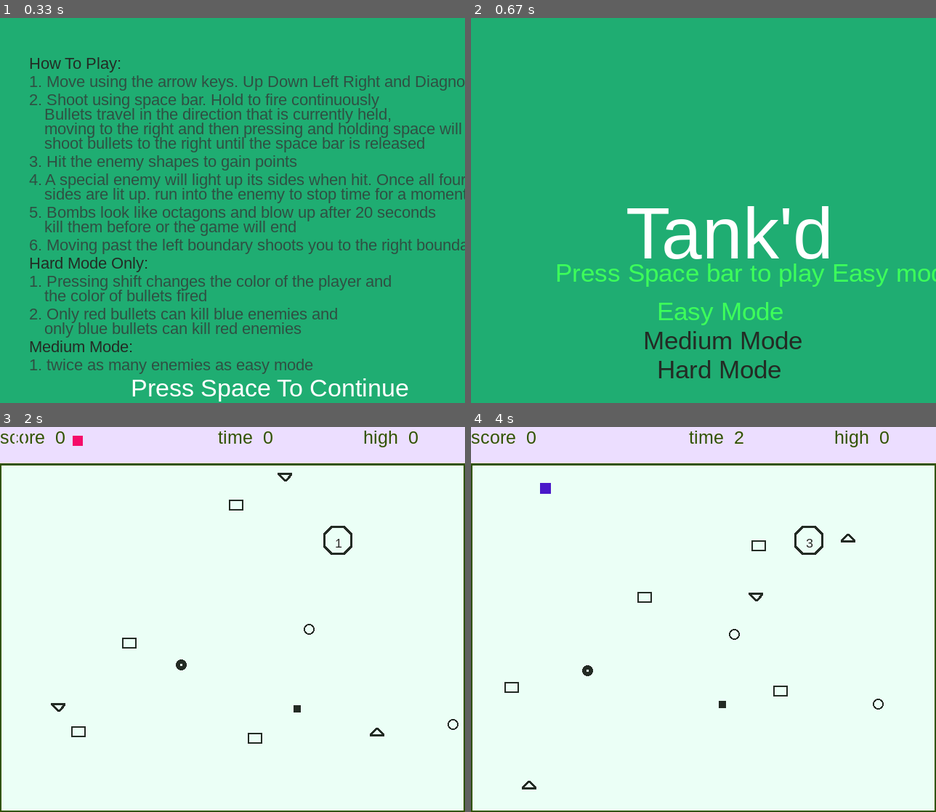
Above: before the commit, frames 1-4 (two rows, left to right).
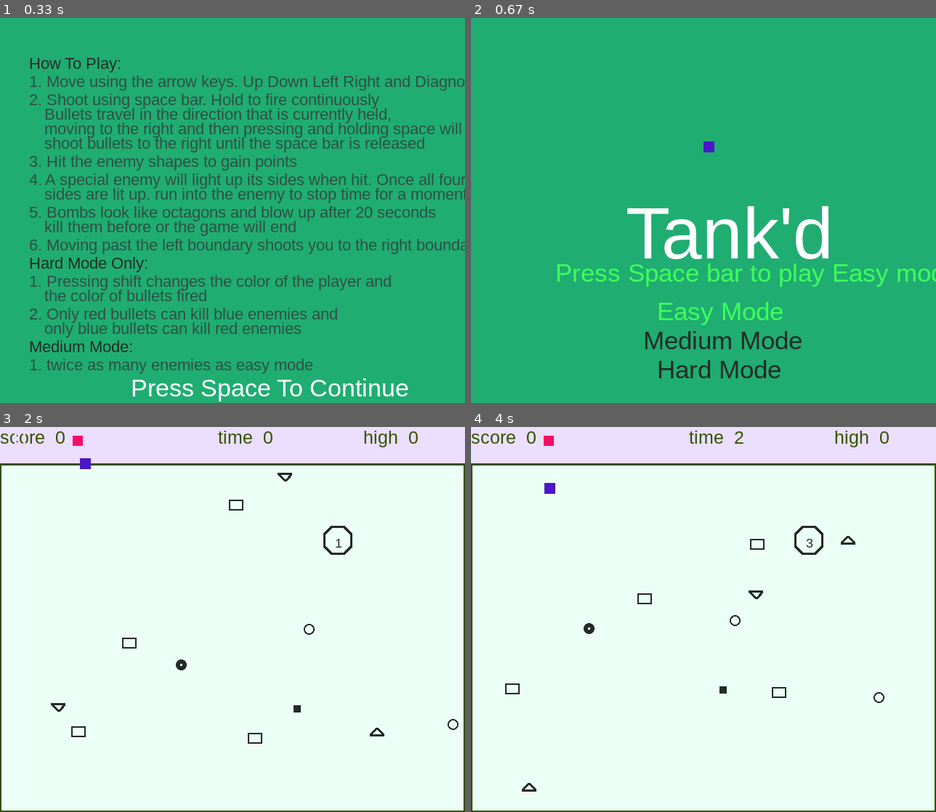
Above: after the commit, the same moments.

Repository: nckackerman/Tank-d
Game: pygame game, started from Tank'd.py
The game is run twice, just before and just after one commit, with the same random seed, the same clock (stepped at 60 frames per second) and the same inputs. The source is Python 2; it was converted automatically to run under Python 3.
Inputs:
- Up to frame 1 (0.33 s): no input
- Up to frame 2 (0.67 s): tap Space at 0.33 s
- Up to frame 3 (2 s): tap Space at 0.67, 1 s; hold Right 1.33-1.8 s; hold Up from 1.83 s (still down)
- Up to frame 4 (4 s): release Up at 2.13 s; hold Right 2.17-2.63 s; hold Left 2.67-3.2 s; hold Down 3.23-3.53 s

Frame 1 is identical in both runs. In frame 2, less than 0.1% of the frame differs, in the area x 50-53%, y 32-35%; in frame 3, less than 0.1%; in frame 4, 0.7%, in the area x 7-89%, y 2-95%.

Commit message:
fixed title screen unbounded framerate

Diff:
--- a/Tank'd.py
+++ b/Tank'd.py
@@ -685,6 +685,7 @@
         #pygame.time.wait(4)
         #stay in title screen till player selecets an input. include code to so if the left button is held the player will start moving to the left
         while titleScreen:
+            clock.tick(65)
             game.display_title(screen,game,background)
             titleScreen = game.titleScreenLogic(game,screen,background)
             constants.pauseTimeSinceStart = pygame.time.get_ticks() - constants.lastEndTime
